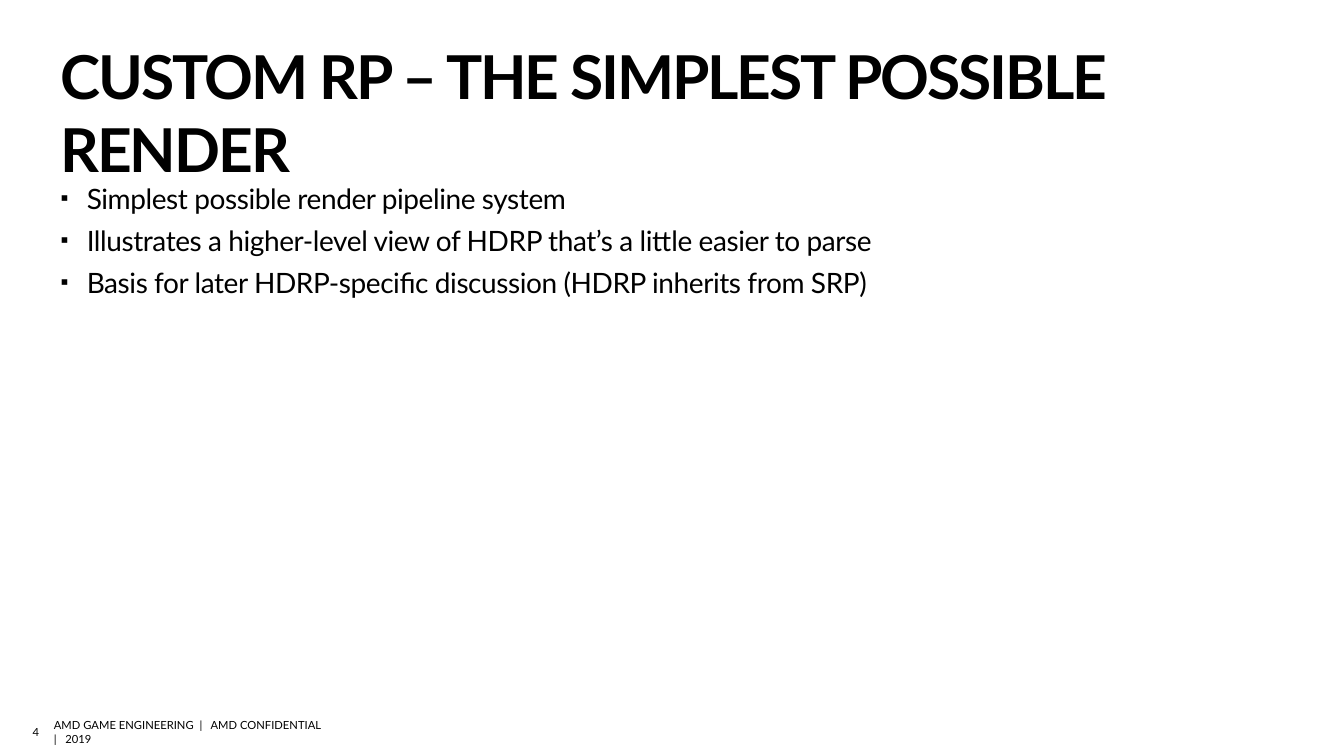
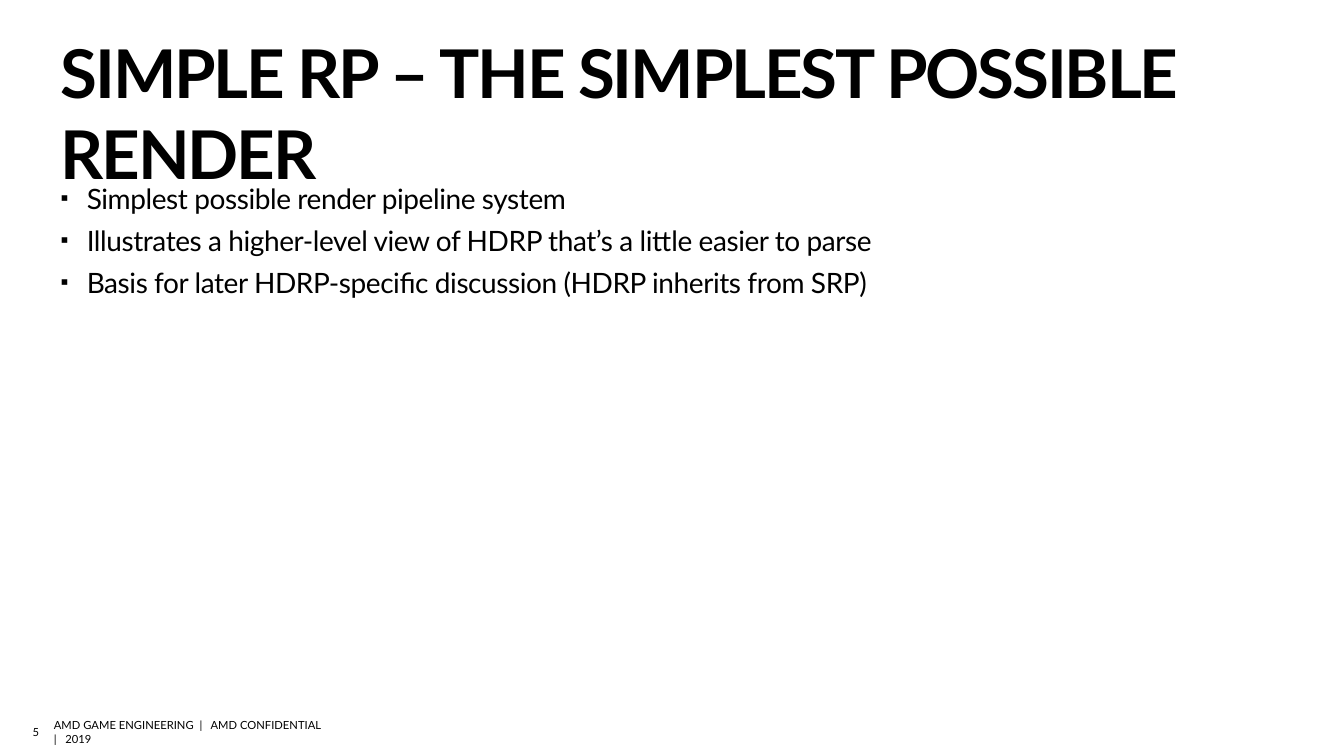
Before and after one commit to david-lively/CustomSRP, a slide deck: slide 5 of HDRP.pptx (slide 4 before the commit). Drawn at 1344x756 pixels with LibreOffice and Linux fonts; fonts in the diff are those of the drawing; background and template pictures are left out. Boxes give left, top, right and bottom in pixels: in the first picture for what was removed or moved away, otherwise in the second. Text is boxed around its words. In the diff, an @@ line names an element or a change of style, - is before the commit and + after.

```diff
--- a/HDRP.pptx
+++ b/HDRP.pptx
@@ title at bbox=[60, 49, 1179, 192]: text changed; size 43.2 to 48 pt @@
-CUSTOM RP – THE SIMPLEST POSSIBLE RENDER
+SIMPLE RP – THE SIMPLEST POSSIBLE RENDER
@@ page number at bbox=[33, 728, 39, 736]: text changed @@
-4
+5
```
Also in this commit, not shown: 3 other slides changed, 1 slide added.
